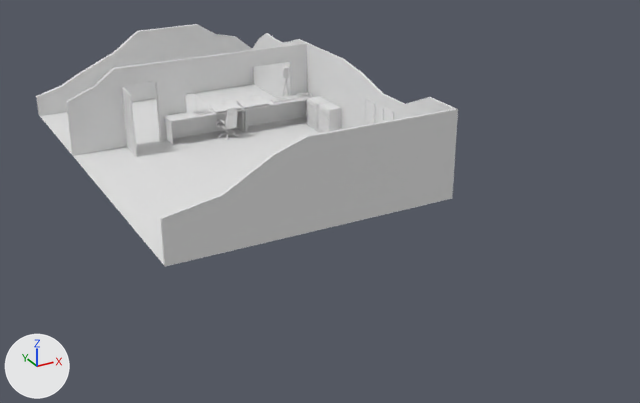
Two versions of the glTF model files/assets/152127271/1/STUDIO_AREA.glb, one commit apart.
One viewpoint serves both versions: a camera (50 mm lens) standing at (18.6, -76.5, 11.4) and looking at (31.5, -52.9, -0.4). The axes (+X, +Y, +Z) are drawn at lower left. The lights are the same throughout. Where no turn or scale is listed for an object, it has been applied to the vertices. Vertices at the same position are counted once.

Before the edit, the objects in view are built like this:
```python
me_mesh_0 = bpy.data.meshes.new('Mesh_0')
me_mesh_0.from_pydata(...)  # 488 vertices, 926 faces; spans x -8.7..1.0, y -9.3..5.8, z 0.0..3.0
me_mesh_1 = bpy.data.meshes.new('Mesh_1')
me_mesh_1.from_pydata(...)  # 344 vertices, 642 faces; spans x -0.25..1.26, y -1.06..0.25, z -1.2..1.2
me_mesh_2 = bpy.data.meshes.new('Mesh_2')
me_mesh_2.from_pydata(...)  # 26558 vertices, 47197 faces; spans x -1.69..4.43, y -11.45..0.02, z -1.67..0.61
ob_microphone_low = bpy.data.objects.new('Microphone_low', me_mesh_2)
ob_microphone_low.location = (30.45, -44.07, 1.59)
ob_studio_diorama = bpy.data.objects.new('STUDIO DIORAMA', me_mesh_0)
ob_studio_diorama.location = (33.94, -46.24, 0.0)
ob_studio_main_002 = bpy.data.objects.new('STUDIO_MAIN.002', me_mesh_1)
ob_studio_main_002.location = (27.39, -46.0, 1.16)
```
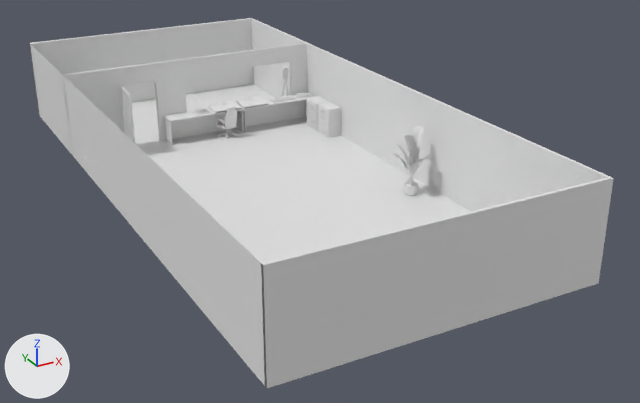
The newer file is also turned or shifted as a whole; pictures and numbers use the older file's frame.

Pixel boxes (x1, y1, x2, y2) of what changed, in the pictures (640 x 403 px; the box of a moved part takes in the faces that stretch with it):
```json
{"object": "STUDIO DIORAMA", "change": "reshaped", "before": [36, 24, 458, 266], "after": [29, 18, 614, 388], "on screen": "39% wider, 53% taller"}
{"object": "Microphone_low", "change": "reshaped", "before": [164, 66, 405, 145], "after": [84, 66, 432, 196]}
{"part": 1, "of": "me_mesh_0", "change": "added", "after": [29, 43, 267, 388]}
{"part": 2, "of": "me_mesh_0", "change": "cut back", "before": [36, 24, 458, 266], "after": [30, 18, 307, 132]}
{"part": 3, "of": "me_mesh_0", "change": "added", "after": [137, 43, 614, 388]}
{"part": 4, "of": "me_mesh_2", "change": "moved or reshaped", "after": [409, 147, 421, 163], "on screen": "not visible before"}
{"part": 5, "of": "me_mesh_2", "change": "moved or reshaped", "after": [86, 155, 99, 186], "on screen": "not visible before"}
{"part": 6, "of": "me_mesh_2", "change": "moved or reshaped", "after": [98, 169, 105, 193], "on screen": "not visible before"}
{"part": 7, "of": "me_mesh_2", "change": "deleted", "before": [164, 78, 405, 145]}
{"part": 8, "of": "me_mesh_2", "change": "moved or reshaped", "after": [393, 125, 432, 196], "on screen": "not visible before"}
{"part": 9, "of": "me_mesh_2", "change": "built on", "before": [213, 75, 312, 138], "after": [166, 75, 341, 144]}
```

Edits to the scene script, one JSON object a line:
```json
{"block": "me_mesh_0", "where": "# used by ob_studio_diorama; location = (33.94, -46.24, 0.0)"}
{"op": "remove", "block": "me_mesh_0", "code": "me_mesh_0.from_pydata(...)  # 488 vertices, 926 faces; spans x -8.7..1.0, y -9.3..5.8, z 0.0..3.0"}
{"op": "add", "block": "me_mesh_0", "code": "me_mesh_0.from_pydata(...)  # 192 vertices, 350 faces; spans x -8.7..1.0, y -15.8..5.8, z 0.0..3.0"}
{"block": "me_mesh_0", "change": "me_mesh_0 part 1: a new loose piece of 24 vertices spanning x -8.7, y -15.8..5.8, z 0.0..3.0"}
{"block": "me_mesh_0", "change": "me_mesh_0 part 2: 10 vertices moved from x -7.6..1.0, y 5.6..5.8, z 0.7..3.0 to x -8.7..1.0, y 5.6..5.8, z 2.4..3.0; 398 vertices removed from x -8.7..1.0, y -9.3..5.8, z 0.0..3.0; 22 vertices added at x -8.7..1.0, y 0.4..5.8, z 0.4..3.0"}
{"block": "me_mesh_0", "change": "me_mesh_0 part 3: 56 vertices added at x -8.7..1.0, y -15.8..-15.7, z 0.0..3.0"}
{"block": "me_mesh_2", "where": "# used by ob_microphone_low; location = (30.45, -44.07, 1.59)"}
{"op": "remove", "block": "me_mesh_2", "code": "me_mesh_2.from_pydata(...)  # 26558 vertices, 47197 faces; spans x -1.69..4.43, y -11.45..0.02, z -1.67..0.61"}
{"op": "add", "block": "me_mesh_2", "code": "me_mesh_2.from_pydata(...)  # 26830 vertices, 47717 faces; spans x -5.21..4.39, y -17.8..0.06, z -1.67..0.61"}
{"block": "me_mesh_2", "change": "me_mesh_2 part 4: the loose piece of 657 vertices spanning x 3.33..3.69, y -11.07..-10.6, z -0.53..0.17 is moved by (0.0, 0.05, 0.0)"}
{"block": "me_mesh_2", "change": "me_mesh_2 part 5: the loose piece of 56 vertices spanning x -0.38..1.05, y -11.44..-11.23, z -1.61..-0.81 is turned -90 degrees about the z axis through its middle, then moved by (-5.43, 6.87, 0.0)"}
{"block": "me_mesh_2", "change": "me_mesh_2 part 6: the loose piece of 56 vertices spanning x 4.21..4.42, y -7.59..-6.83, z -1.61..-0.81 is turned -180 degrees about the z axis through its middle, then moved by (-9.41, 1.67, 0.0)"}
{"block": "me_mesh_2", "change": "me_mesh_2 part 7: 460 loose pieces with 10850 vertices, spanning x -1.69..4.43, y -11.43..-0.34, z -1.62..0.37, are deleted"}
{"block": "me_mesh_2", "change": "me_mesh_2 part 8: 129 vertices moved within x 3.06..3.98, y -11.09..-10.23, z -1.67..0.58; 8995 vertices removed from x 2.96..4.03, y -11.15..-10.15, z -1.67..0.61; 8995 vertices added at x 2.96..4.03, y -11.1..-10.1, z -1.67..0.61"}
{"block": "me_mesh_2", "change": "me_mesh_2 part 9: 198 vertices moved within x -0.56..4.37, y -4.44..-0.29, z -1.62..-0.36; 3820 vertices removed from x -0.57..4.39, y -4.44..-0.29, z -1.62..0.32; 13958 vertices added at x -1.69..4.39, y -4.55..-0.24, z -1.62..0.32"}
```
